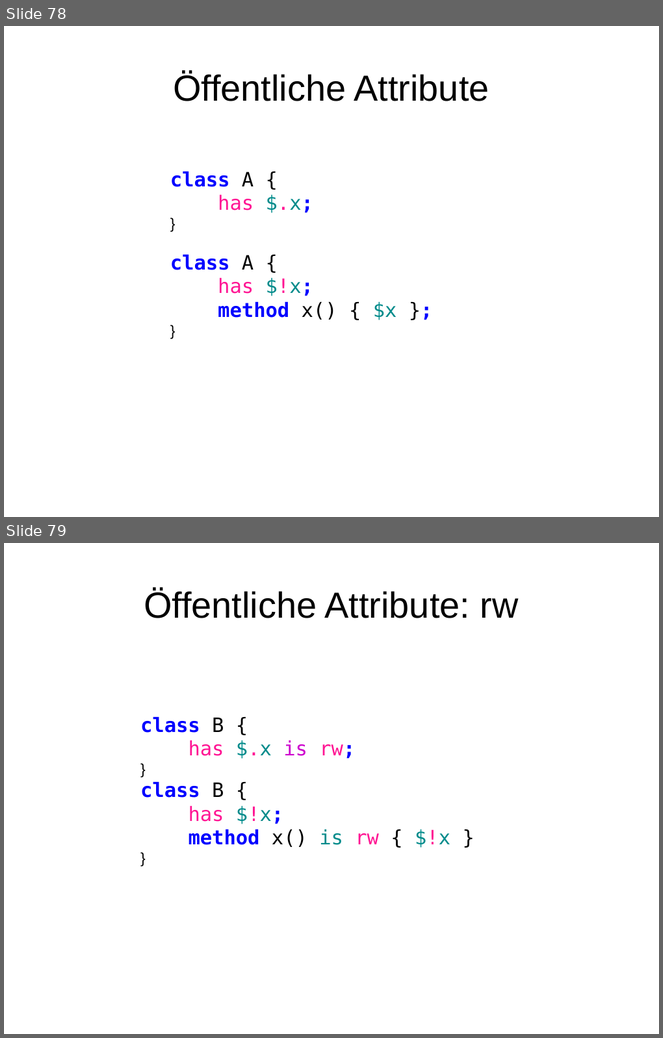
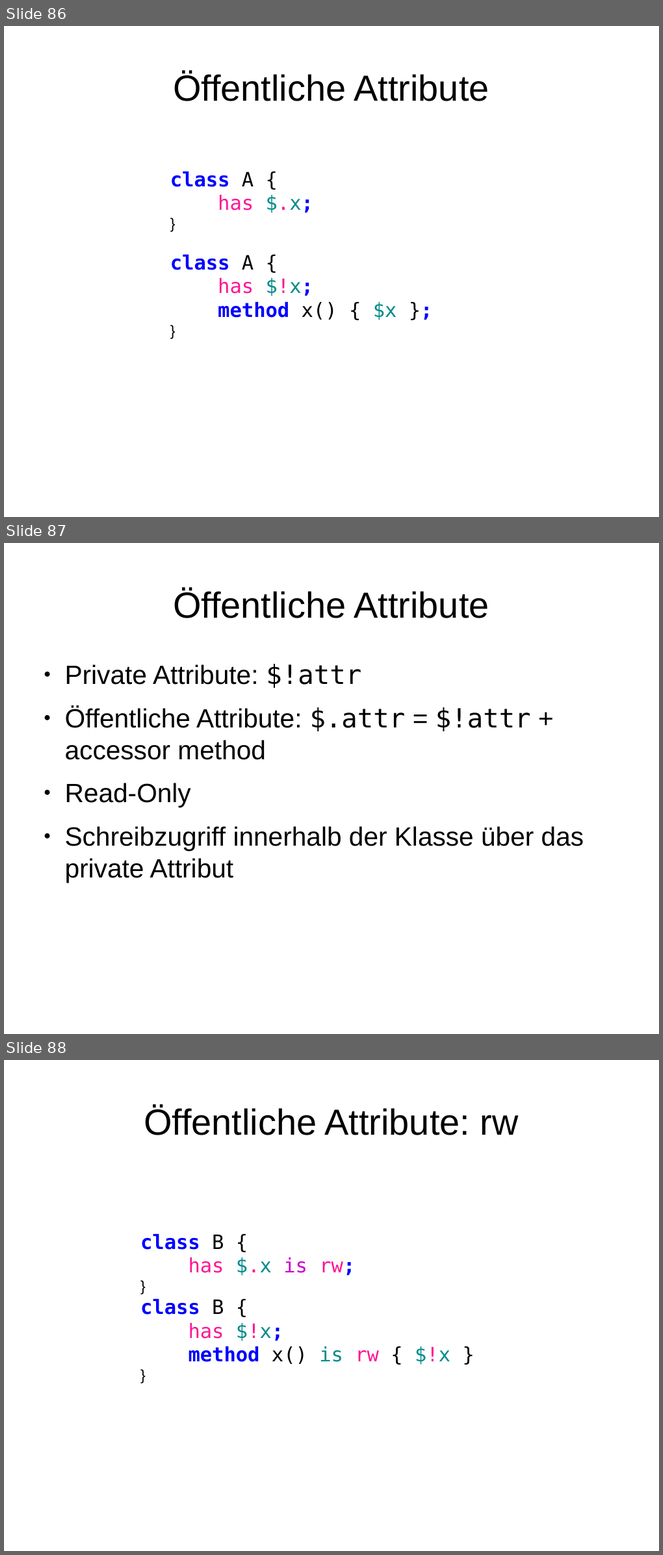
Before and after one commit to moritz/perl6-training-de, a slide deck: schulung.odp. Shown one above the other, each under a label of ours: slides 78 and 79 before the commit, slides 86, 87 and 88 after it. The pictures are 663x1038 and 663x1555 pixels, drawn with LibreOffice and Linux fonts; fonts in the diff are those of the drawing. Boxes give left, top, right and bottom in pixels: in the first picture for what was removed or moved away, otherwise in the second. Text is boxed around its words. In the diff, an @@ line names an element or a change of style, - is before the commit and + after.

```diff
--- a/schulung.odp
+++ b/schulung.odp
@@ slide 87 added at (4, 543, 659, 1034), background #FFFFFF @@
@@ title added at (173, 589, 490, 618), 44 pt, text #000000 @@
+Öffentliche Attribute
@@ text added at (65, 664, 584, 883), 32 pt, text #000000 @@
+● Private Attribute: $!attr
+● Öffentliche Attribute: $.attr = $!attr + accessor method
+● Read-Only
+● Schreibzugriff innerhalb der Klasse über das private Attribut
@@ what was slide 78 is now slide 86 @@
@@ what was slide 79 is now slide 88 @@
```
Also in this commit, not shown: 9 other slides added, 3 other files.
